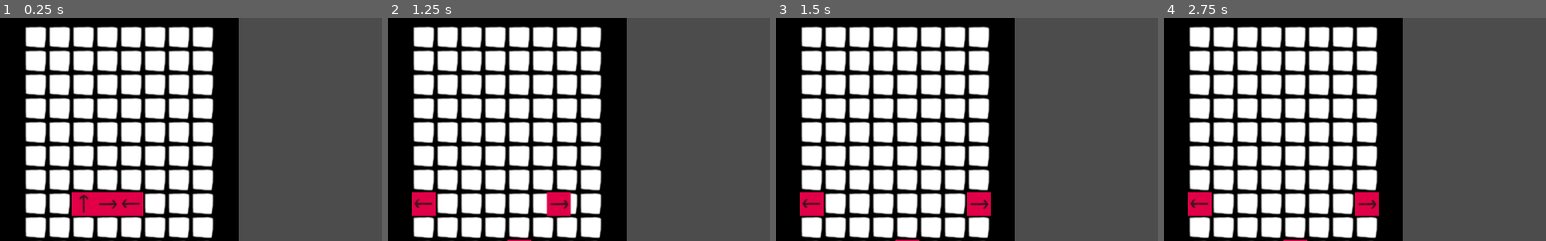
Above: before the commit, frames 1-4 (left to right).
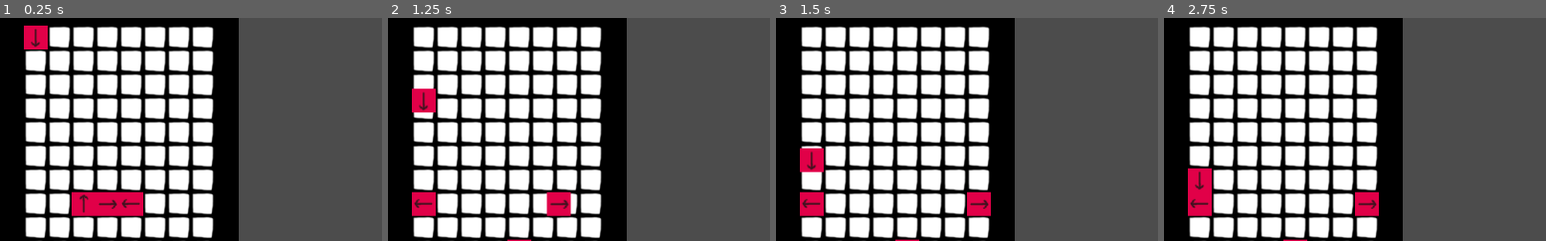
Above: after the commit, the same moments.

Repository: Denomycor/GSD1
Game: Godot game, scene res://source/board/Board.tscn
Same seed, same stepped clock (60 frames per second), same inputs: the game is played once before the commit and once after it. The project has no main scene, so this scene is started directly.
Inputs:
- Up to frame 1 (0.25 s): no input
- Up to frame 2 (1.25 s): tap Enter at 0.5 s
- Up to frame 3 (1.5 s): no input
- Up to frame 4 (2.75 s): tap Space at 2 s
The pictures show only the part of the screen within x 0-50%, y 4-54%; the shares and areas given below are measured in that part.

The runs differ from the first frame. In frame 1, 0.7% of the frame differs, in the area x 6-13%, y 3-15%; in frame 2, 0.7%; in frame 3, 0.7%, in the area x 6-13%, y 58-70%; in frame 4, 0.7%.

Commit message:
Added documentation, fixed duplicate effect on collision and made immediate list process

Diff:
--- a/source/Helper.gd
+++ b/source/Helper.gd
@@ -1,8 +1,7 @@
 class_name Helper
 extends Reference
 
-
-
+# creates a 3dmatrix of size xyz with value
 static func create_matrix3(x, y, z, value):
 	var temp = []
 	for i in range(y):
@@ -10,6 +9,7 @@
 	return temp
 
 
+# creates a matrix of size xy with value
 static func create_matrix(x, y, value):
 	var temp = []
 	for i in range(y):
@@ -17,6 +17,7 @@
 	return temp
 
 
+# creates an array of size x with value
 static func create_array(x, value):
 	var temp = []
 	for i in range(x):
@@ -36,6 +37,7 @@
 		return false
 
 
+# checks if container has piece with id
 static func has_piece_with_id(container, id):
 	for piece in container:
 		if piece.id == id:
--- a/source/board/Board.gd
+++ b/source/board/Board.gd
@@ -34,12 +34,12 @@
 	var piece = add_piece(piece_scene, Vector2(5,8), 0, Vector2.LEFT)
 	var piece2 = add_piece(piece_scene, Vector2(4,8), 0, Vector2.RIGHT)
 	var piece3 = add_piece(piece_scene, Vector2(3,8), 0, Vector2.UP)
-	#var piece4 = add_piece(preload("res://source/pieces/Piece.tscn"), Vector2(5,8), 0, Vector2.UP)
+	var piece4 = add_piece(piece_scene, Vector2(1,1), 0, Vector2.DOWN)
 
 	piece.add_tag_moving(10, Vector2.LEFT)
 	piece2.add_tag_moving(10, Vector2.RIGHT)
 	piece3.add_tag_moving(10, Vector2.UP)
-	#piece4.add_tag_moving(1, Vector2.DOWN)
+	piece4.add_tag_moving(10, Vector2.DOWN)
 
 	piece.add_tag_rotating(-PI/2)
 	#piece2.add_tag_rotating(PI/2)
@@ -48,23 +48,22 @@
 	$Timer2.start() #temp
 	yield($Timer2, "timeout")
 
-	solve([piece, piece2, piece3], [])
+	solve([piece, piece2, piece3, piece4], [])
 
 	$Timer2.start() #temp
 	yield($Timer2, "timeout")
 
 
 # processes one piece from moves queue
-func process_move(piece, move_list, next_list, immeadiate_list):
+func process_move(piece, move_list, next_list, immediate_list):
 	var piece_eval_first = piece.check_other_piece_in_way(move_list)
 	if piece_eval_first != null:
 		move_list.remove(piece_eval_first[1])
-		process_move(piece_eval_first[0], move_list, next_list, immeadiate_list)
+		process_move(piece_eval_first[0], move_list, next_list, immediate_list)
 
-	var already_added = false
+	process_effects(piece, move_list, next_list, immediate_list)
 
-	# 1 - check if anyone affects you
-	# 2 - check if you affect anyone
+	var already_added = helper.has_piece_with_id(next_list, piece.id)
 
 	if piece.tag_list.has(tags.ROTATING):
 		piece.rotate2()
@@ -77,15 +76,32 @@
 			pieces[piece.boardPos.x][piece.boardPos.y] = null
 			piece.move()
 			pieces[piece.boardPos.x][piece.boardPos.y] = piece
+
+			if !already_added:
+				next_list.append(piece)
+				already_added = true
+
 		else:
 			piece.collided()
 
-		if !already_added:
-			next_list.append(piece)
-			already_added = true
-
 	if already_added:
 		piece.update_subs_table()
+
+
+func process_effects(piece, move_list, next_list, immediate_list):
+	# 1 - check anyone affects you
+	for effect in subs[piece.boardPos.x][piece.boardPos.y]:
+		var changes = effect.process_effect(piece)
+		helper.append_piece_array_no_duplicates(move_list, changes[0])
+		helper.append_piece_array_no_duplicates(next_list, changes[1])
+		helper.append_piece_array_no_duplicates(immediate_list, changes[2])
+
+	# 2 - check if you affect anyone
+	for p in piece.make_affected_pieces_list():
+		var changes = piece.effect.process_effect(p)
+		helper.append_piece_array_no_duplicates(move_list, changes[0])
+		helper.append_piece_array_no_duplicates(next_list, changes[1])
+		helper.append_piece_array_no_duplicates(immediate_list, changes[2])
 
 
 # algorithm for solving turns
@@ -96,8 +112,9 @@
 
 		while move_list.size() != 0 or immediate_list.size() != 0: # while there are changes to process
 			if immediate_list.size() != 0:
-				# process one immediate eval
-				pass
+				var piece = immediate_list.pop_front()
+				process_effects(piece, move_list, next_list, immediate_list)
+
 			elif move_list.size() != 0:
 				var piece = move_list.pop_front()
 				process_move(piece, move_list, next_list, immediate_list)
--- a/source/effects/Effects.gd
+++ b/source/effects/Effects.gd
@@ -1,5 +1,7 @@
 class_name Effects
 extends Reference
+
+const tags := preload("res://source/pieces/Tags.gd")
 
 var source_piece
 var priority
--- a/source/effects/NoEffect.gd
+++ b/source/effects/NoEffect.gd
@@ -3,5 +3,7 @@
 
 
 #returns pieces that changed state and need to be evaluated, [move_list, next_list, immediate_list]
-func _process_effect(affected_pieces):
+func process_effect(affected_piece):
+	if source_piece.tag_list.has(tags.MOVING):
+		print(String(source_piece.id)+" collision "+String(affected_piece.id))
 	return [[],[],[]]
--- a/source/pieces/Piece.gd
+++ b/source/pieces/Piece.gd
@@ -1,7 +1,7 @@
 class_name Piece
 extends Position2D
 
-var tag_list = {}
+var tag_list := {}
 var team
 var board
 var direction
@@ -25,9 +25,9 @@
 	helper = preload("res://source/Helper.gd")
 	no_effect = load("res://source/effects/NoEffect.gd")
 
-	priority = 1
-	effect = no_effect.new()
-	effect.init(self, 1)
+	self.priority = 1
+	self.effect = no_effect.new()
+	self.effect.init(self, 1)
 
 	self.boardPos = boardPos
 	self.position = board.grid.map_to_world(boardPos)
@@ -39,7 +39,7 @@
 	var correct = direction.rotated(PI/2)
 	$Sprite.rotation = atan2(correct.y, correct.x)
 
-	update_subs_table()
+	add_subs_table()
 
 
 # add tag moving
@@ -116,6 +116,7 @@
 
 # destroys this piece
 func destroy():
+	remove_subs_table()
 	board.remove_child(self)
 	queue_free()
 
@@ -127,21 +128,8 @@
 
 #updates subscriptions table
 func update_subs_table():
-	# remove old subs
-	for pos in last_sub_indexes:
-		var cell_effects = board.subs[pos.x][pos.y]
-		for i in range(cell_effects.size()):
-			if cell_effects[i].source_piece.id == id:
-				cell_effects.remove(i)
-				break
-
-
-	# update last_sub_indexes
-	last_sub_indexes = get_subscribed_pos()
-	print(String(id)+ " " +String(last_sub_indexes))
-	# new subs
-	for pos in last_sub_indexes:
-		helper.insert_effect_in_order(board.subs[pos.x][pos.y], (effect)) # needs to be inserted in order based on priority and pos
+	remove_subs_table()
+	add_subs_table()
 
 
 # returns all pieces in position to suffer from effect, in the order they must be processed
@@ -164,3 +152,22 @@
 				pieces_in_order.append(piece)
 
 	return pieces_in_order
+
+
+# removes its subscriptions from table
+func remove_subs_table():
+	for pos in last_sub_indexes:
+		var cell_effects = board.subs[pos.x][pos.y]
+		for i in range(cell_effects.size()):
+			if cell_effects[i].source_piece.id == id:
+				cell_effects.remove(i)
+				break
+
+
+# add its subscriptions to table
+func add_subs_table():
+	last_sub_indexes = get_subscribed_pos()
+	print(String(id)+ " " +String(last_sub_indexes))
+	# new subs
+	for pos in last_sub_indexes:
+		helper.insert_effect_in_order(board.subs[pos.x][pos.y], (effect)) # needs to be inserted in order based on priority and pos
